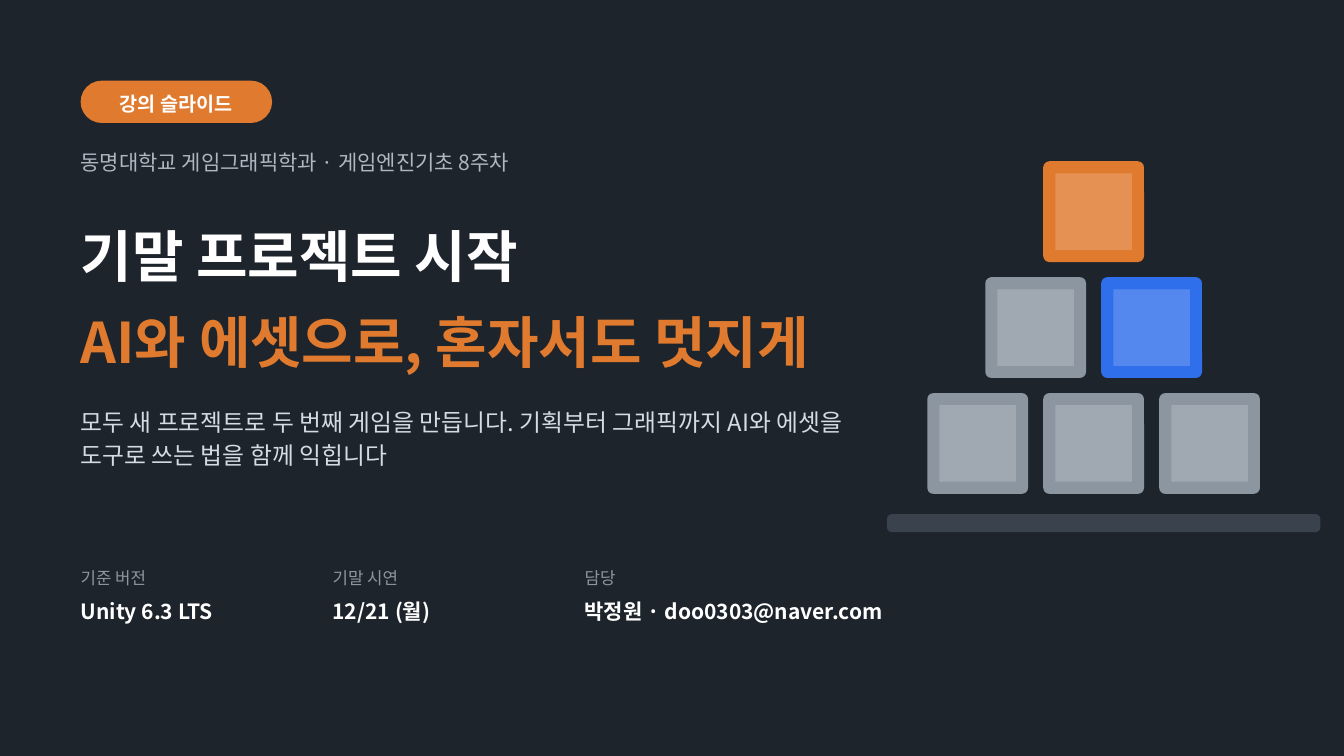
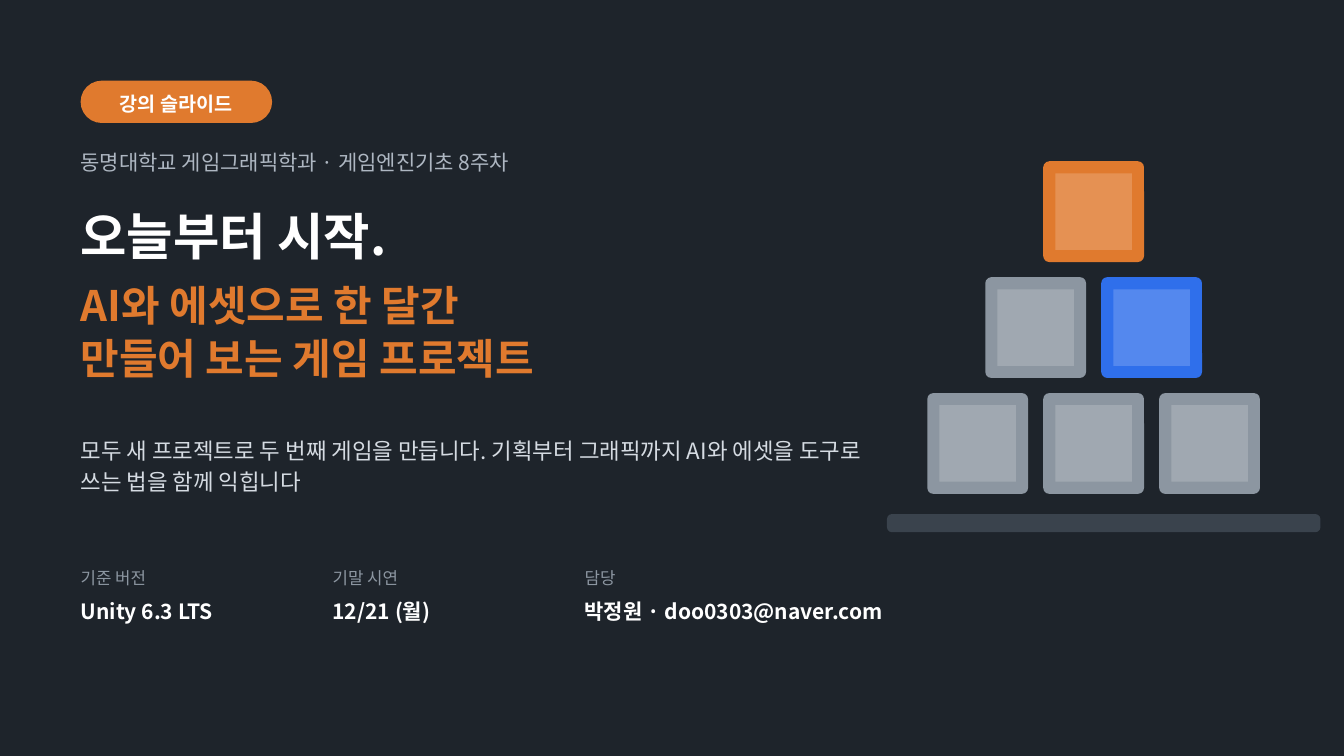
Before and after one commit to iplay-garden/game-engine-basics, a slide deck: slide 1 of 8주차/한국어/게임엔진기초_8주차_오프라인_강의슬라이드.pptx. Drawn at 1344x756 pixels with LibreOffice and Linux fonts; fonts in the diff are those of the drawing. Boxes give left, top, right and bottom in pixels: in the first picture for what was removed or moved away, otherwise in the second. Text is boxed around its words. In the diff, an @@ line names an element or a change of style, - is before the commit and + after.

```diff
--- a/8주차/한국어/게임엔진기초_8주차_오프라인_강의슬라이드.pptx
+++ b/8주차/한국어/게임엔진기초_8주차_오프라인_강의슬라이드.pptx
@@ text at (x1=81, y1=212, x2=387, y2=260): text changed; size 40 to 36 pt @@
-기말 프로젝트 시작
+오늘부터 시작.
@@ text at (x1=81, y1=286, x2=534, y2=378): text changed; size 40 to 30 pt @@
-AI와 에셋으로, 혼자서도 멋지게
+AI와 에셋으로 한 달간
+만들어 보는 게임 프로젝트
@@ text "모두 새 프로젝트로 두 번째 ..." moved from (x1=81, y1=411, x2=843, y2=466) to (x1=81, y1=440, x2=861, y2=492) @@
@@ text "모두 새 프로젝트로 두 번째 ..." at (x1=81, y1=440, x2=861, y2=492): size 17 to 16 pt @@
```
Also in this commit, not shown: 5 other files.
